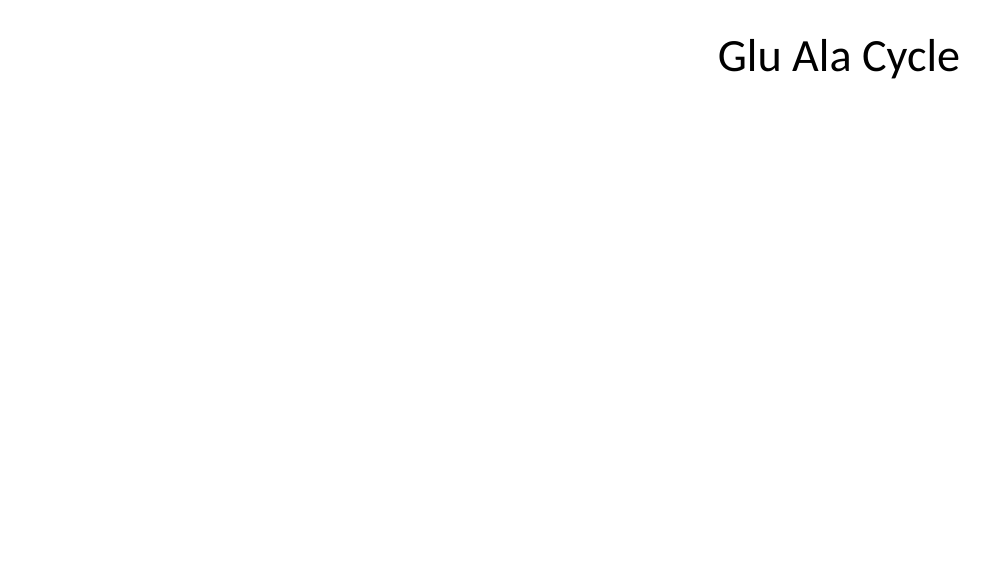
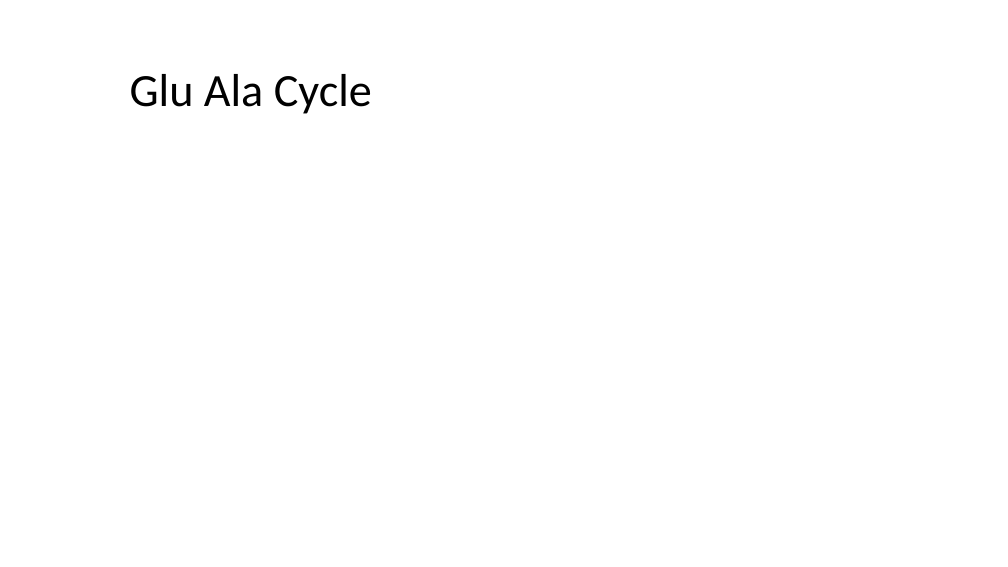
Before and after one commit to amphibian-exeff/vanmeter_salamander_exposures, a slide deck: slide 32 of pptx/vanmeter_salamander_exposures.pptx (slide 23 before the commit). Drawn at 1008x567 pixels with LibreOffice and Linux fonts; fonts in the diff are those of the drawing. Boxes give left, top, right and bottom in pixels: in the first picture for what was removed or moved away, otherwise in the second. Text is boxed around its words. In the diff, an @@ line names an element or a change of style, - is before the commit and + after.

```diff
--- a/pptx/vanmeter_salamander_exposures.pptx
+++ b/pptx/vanmeter_salamander_exposures.pptx
@@ title "Glu Ala Cycle" moved from (x1=718, y1=39, x2=960, y2=79) to (x1=130, y1=74, x2=372, y2=114) @@
```
Also in this commit, not shown: 13 other slides changed, 9 slides added, 1 slide removed, 3 other files.
